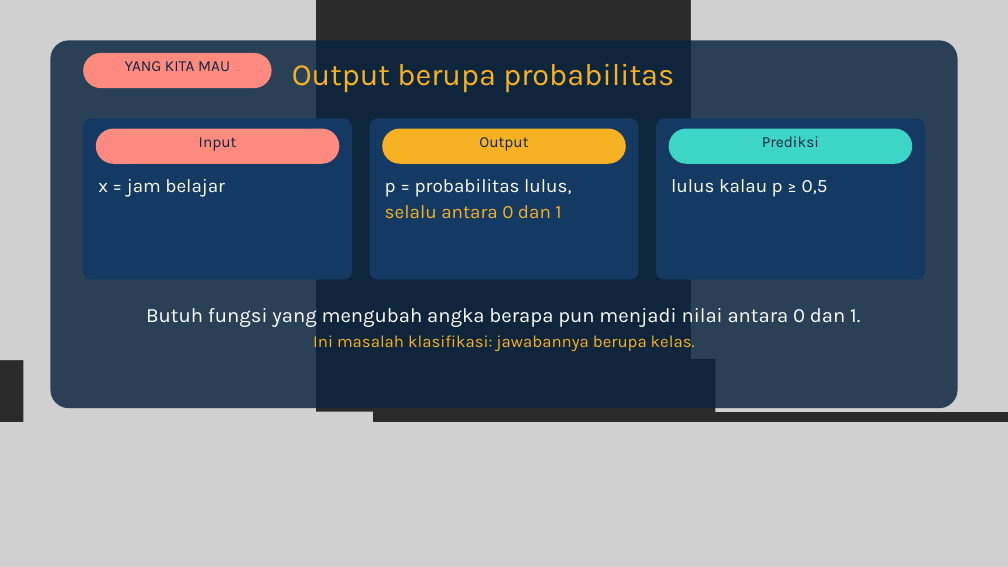
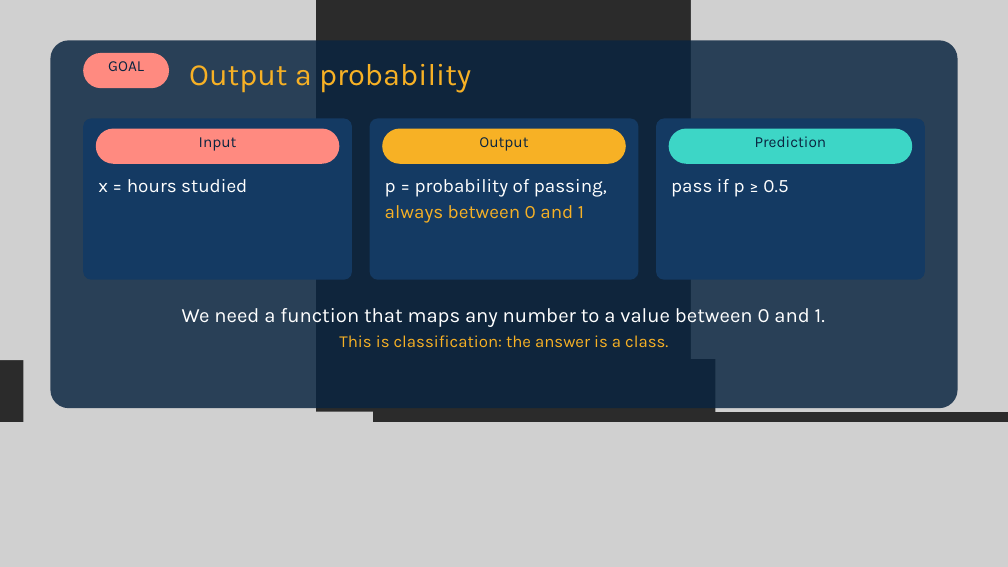
Before and after one commit to dafx7/COMPUTING-AI-ML-OPTIMIZATION, a slide deck: slide 4 of week3/slides/Pertemuan-3-Logistic-Regression.pptx. Drawn at 1008x567 pixels with LibreOffice and Linux fonts; fonts in the diff are those of the drawing; grey boxes stand for pictures; background and template pictures are left out; a plain dark background stands for a picture behind light text. Boxes give left, top, right and bottom in pixels: in the first picture for what was removed or moved away, otherwise in the second. Text is boxed around its words. In the diff, an @@ line names an element or a change of style, - is before the commit and + after.

```diff
--- a/week3/slides/Pertemuan-3-Logistic-Regression.pptx
+++ b/week3/slides/Pertemuan-3-Logistic-Regression.pptx
@@ rounded rectangle resized from (x1=83, y1=53, x2=272, y2=88) to (x1=83, y1=53, x2=169, y2=88) @@
@@ text at (x1=108, y1=61, x2=144, y2=71): text changed @@
-YANG KITA MAU
+GOAL
@@ text at (x1=189, y1=64, x2=471, y2=93): text changed @@
-Output berupa probabilitas
+Output a probability
@@ text at (x1=755, y1=136, x2=827, y2=147): text changed @@
-Prediksi
+Prediction
@@ text at (x1=98, y1=179, x2=247, y2=193): text changed @@
-x = jam belajar
+x = hours studied
@@ text at (x1=385, y1=179, x2=607, y2=223): text changed @@
-p = probabilitas lulus,
-selalu antara 0 dan 1
+p = probability of passing,
+always between 0 and 1
@@ text at (x1=671, y1=179, x2=788, y2=197): text changed @@
-lulus kalau p ≥ 0,5
+pass if p ≥ 0.5
@@ text at (x1=182, y1=308, x2=825, y2=347): text changed @@
-Butuh fungsi yang mengubah angka berapa pun menjadi nilai antara 0 dan 1.
-Ini masalah klasifikasi: jawabannya berupa kelas.
+We need a function that maps any number to a value between 0 and 1.
+This is classification: the answer is a class.
```
Also in this commit, not shown: 26 other slides changed, 1 other file.
